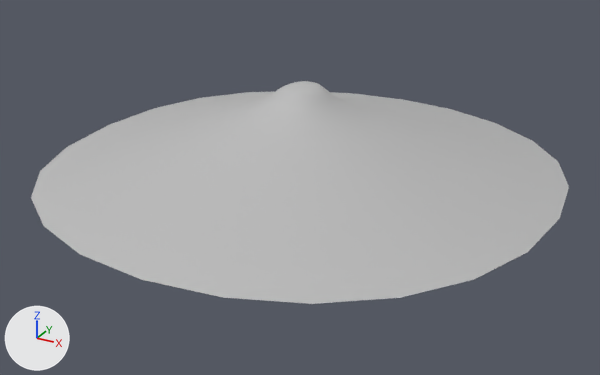
Before and after pictures for a commit that changed the FBX model Assets/Common/Models/island.fbx.
The view is the same before and after, from a 50 mm lens placed at (35.4, -64.9, 25.0), pointed at (0.9, -2.3, -6.3). The axes (+X, +Y, +Z) are drawn at lower left. The lights are the same throughout. Where no turn or scale is listed for an object, it has been applied to the vertices.

Before the edit, the objects in view are built like this:
```python
me_mesh = bpy.data.meshes.new('Mesh')
me_mesh.from_pydata(...)  # 289 vertices, 276 faces; spans x -24.2..24.2, y -24.4..24.4, z -4.1..4.1
me_mesh.materials.append(mat_lambert1)  # grey #bcbcbc
ob_island = bpy.data.objects.new('island', me_mesh)
ob_island.location = (-0.04, -0.19, -1.12)
```
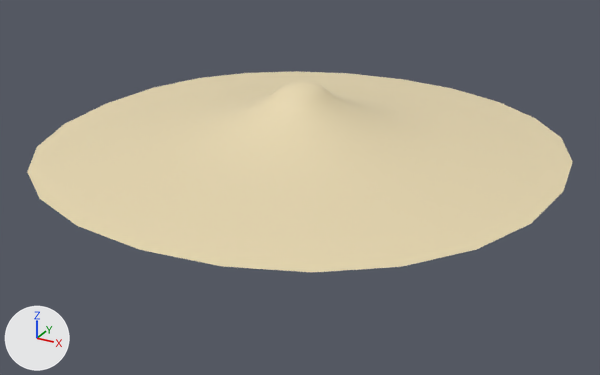
Where the newer file only moved an object's origin or applied its transform, the numbers keep the older frame.

The change, as a list of edits to the scene's bpy script:
```text
Add mat_sand:
    mat_sand = principled_material('Sand')
    mat_sand.base_color = (0.814, 0.695, 0.439)  # beige #e9d9b1
Change me_mesh:
    used by ob_island; location = (-0.04, -0.19, -1.12)
    remove me_mesh.from_pydata(...)  # 289 vertices, 276 faces; spans x -24.2..24.2, y -24.4..24.4, z -4.1..4.1
    remove me_mesh.materials.append(mat_lambert1)  # grey #bcbcbc
    add me_mesh.from_pydata(...)  # 289 vertices, 276 faces; spans x -24.2..24.2, y -24.4..24.4, z -1.6..4.1
    me_mesh part 1: 48 of 289 vertices moved; they spanned x -24.2..24.2, y -24.4..24.4, z -4.1..-1.6 and now span x -24.2..24.2, y -24.4..24.4, z -1.6..-0.5; mean shift (0.0, 0.0, 1.8); largest move (0.2, 24.4, -4.1) -> (0.2, 24.4, -1.6)
    add me_mesh.materials.append(mat_sand)  # beige #e9d9b1
```

Changed parts and their boxes (x1, y1, x2, y2) in the pictures (600 x 375 px; the box of a moved part takes in the faces that stretch with it):
'island', recoloured, reshaped (grey to beige, 10% shorter)
    before: (31, 81, 569, 304)
    after: (27, 71, 573, 272)
part 1 of me_mesh, moved or reshaped
    before: (31, 92, 569, 304)
    after: (27, 71, 573, 272)
